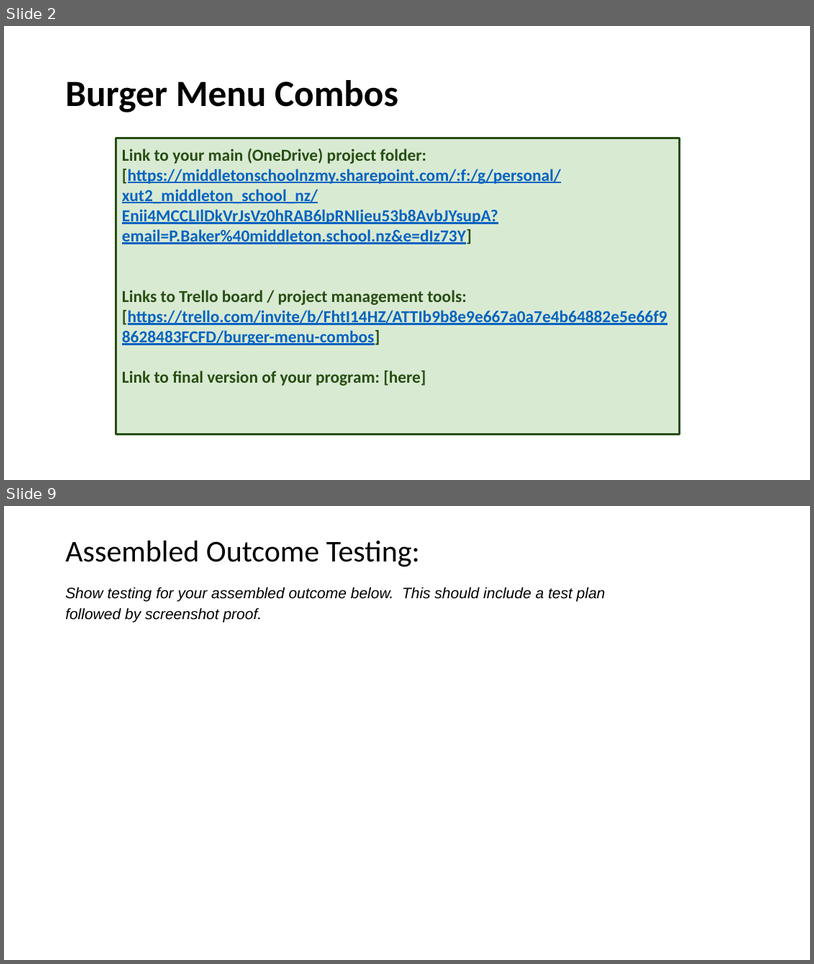
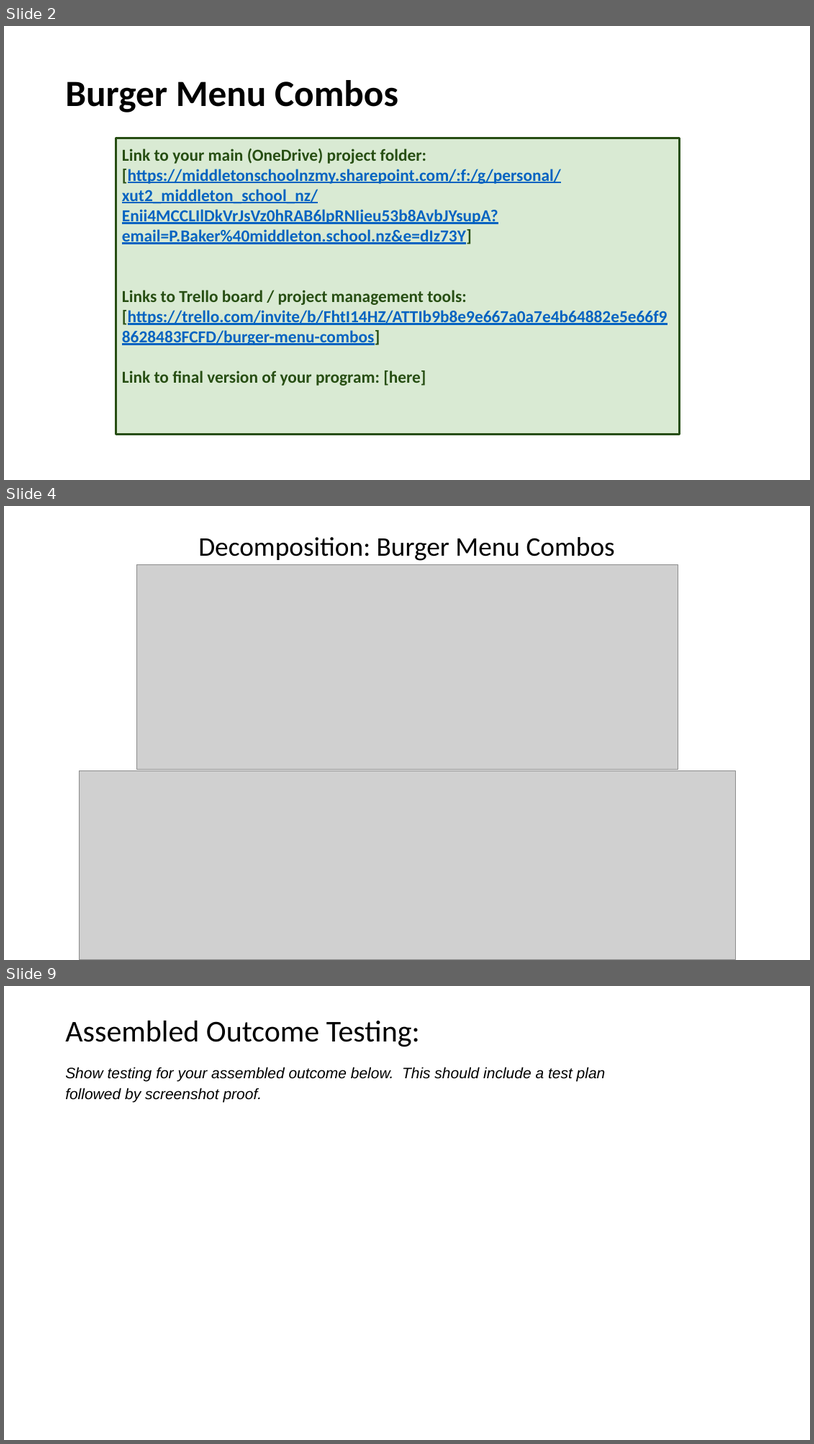
Before and after one commit to mgsthomasxu/pre-assessment, a slide deck: 2.7 and 2.8 Documentation Template .pptx. Shown one above the other, each under a label of ours: slides 2 and 9 before the commit, slides 2, 4 and 9 after it; the slides between them are not shown. The pictures are 814x964 and 814x1444 pixels, drawn with LibreOffice and Linux fonts; fonts in the diff are those of the drawing; grey boxes stand for pictures. Boxes give left, top, right and bottom in pixels: in the first picture for what was removed or moved away, otherwise in the second. Text is boxed around its words. In the diff, an @@ line names an element or a change of style, - is before the commit and + after.

```diff
--- a/2.7 and 2.8 Documentation Template .pptx
+++ b/2.7 and 2.8 Documentation Template .pptx
@@ slide 4 added at <box>4,506,810,960</box>, background #FFFFFF @@
@@ title added at <box>198,537,615,561</box>, 32 pt, text #000000 @@
+Decomposition: Burger Menu Combos
@@ picture added at <box>136,565,679,769</box> @@
@@ picture added at <box>80,770,736,959</box> @@
```
Also in this commit, not shown: 5 slides changed, 1 slide removed.
